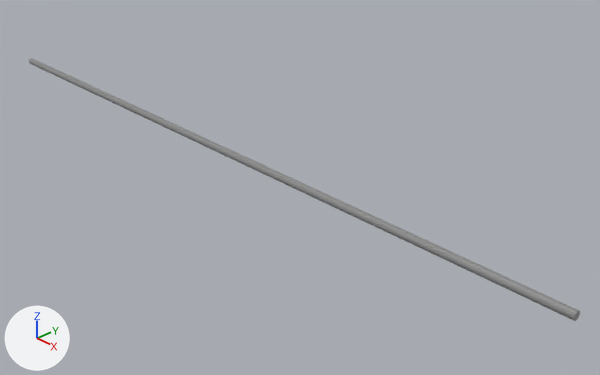
One commit to the Blender file resources/objects/grid/grid.blend: the scene before it, then after it.
Camera for both pictures: a 50 mm lens placed at (0.773, -0.588, 0.42), pointed at (0.085, 0.059, -0.044). Every picture has the same lights, and +X, +Y and +Z are marked at lower left.
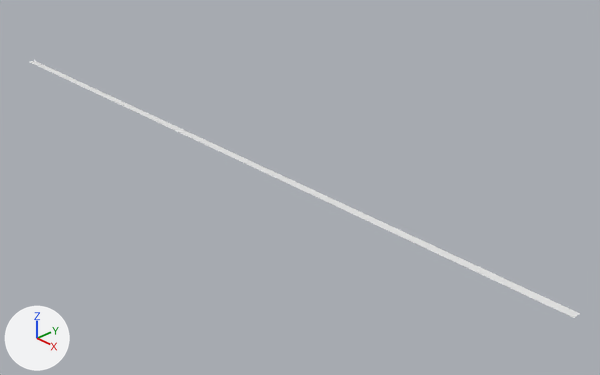
Pixel boxes [x1, y1, x2, y2] of what changed, in the pictures (600 x 375 px):
'grid', reshaped, rescaled, turned
    before: [29, 58, 580, 321]
    after: [30, 61, 580, 318]
part 1 of me_grid, deleted
    before: [29, 58, 580, 321]
part 2 of me_grid, added
    after: [30, 61, 580, 318]

The change in detail:
me_grid is used by ob_grid; location (0.0, 0.0, 0.0); rotation (0.0, 1.571, 0.0), in degrees (0, 90, 0).
Verts and faces of me_grid; kept vertices keep their numbers, new ones are numbered from 112.
me_grid had 112 vertices, 98 faces and spanned x -0.005..0.005, y -0.005..0.005, z -0.5..0.5.
me_grid no longer uses material mat_grid (grey #8a8a8a).
me_grid now has 12 vertices, 5 faces and spans x -1.0..1.0, y -1.0..1.0, z 0.0.
me_grid part 1: the whole mesh is rebuilt.
Part 2, on me_grid:
New vertex 112 is at (-1.0, -1.0, 0.0), pixel (28, 61).
New vertex 113 is at (1.0, -1.0, 0.0), pixel (574, 318).
New vertex 114 is at (-0.6, -1.0, 0.0), pixel (92, 91).
New vertex 115 is at (-0.2, -1.0, 0.0), pixel (170, 128).
New vertex 116 is at (0.2, -1.0, 0.0), pixel (268, 174).
New vertex 117 is at (0.6, -1.0, 0.0), pixel (398, 235).
New vertices 118 to 123 stand at vertices 112 to 117, in that order, plus (0.0, 2.0, 0.0).
New faces: (113, 119, 123, 117), (112, 114, 120, 118), (114, 115, 121, 120), (115, 116, 122, 121), (116, 117, 123, 122).
Object 'grid' (ob_grid) turns from (0, 90, 0) to (0, 0, 0) degrees about x, y and z.
Object 'grid' (ob_grid) is rescaled from (1.0, 1.0, 1.0) to (0.5, 0.005, 0.5).
